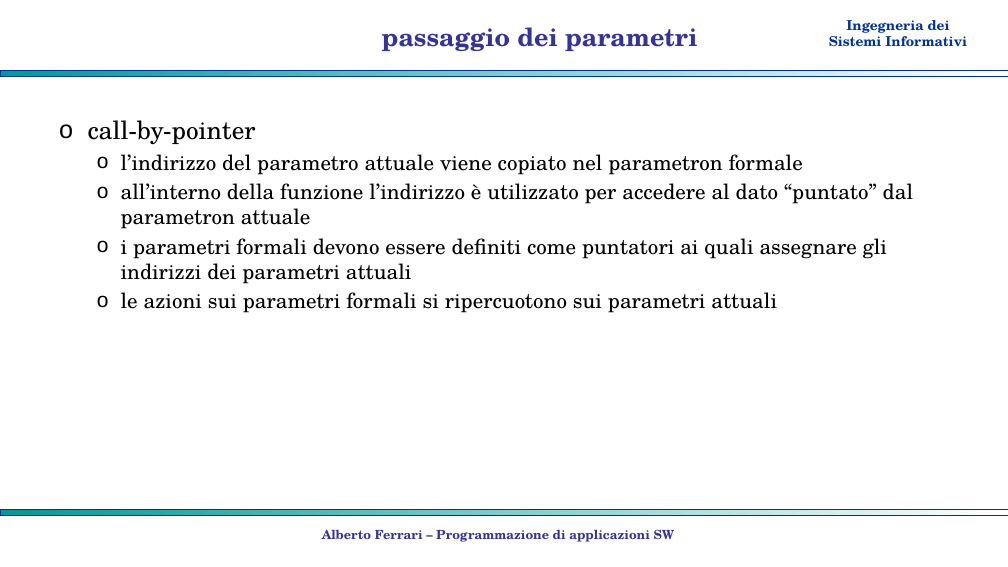
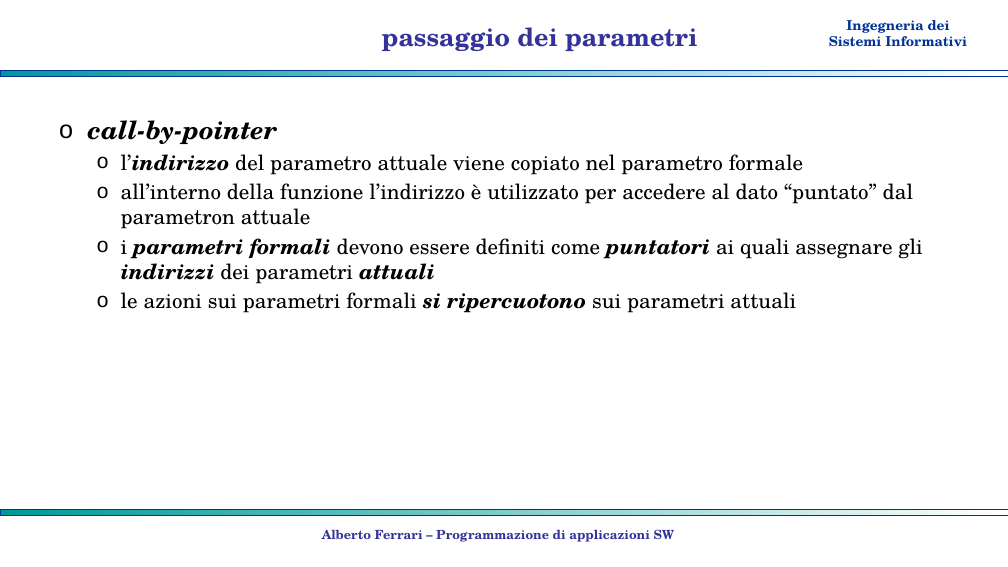
Before and after one commit to albertoferrari/pasw, a slide deck: slide 10 of lezioni/PASW03d - C++ funzioni.pptx (slide 8 before the commit). Drawn at 1008x567 pixels with LibreOffice and Linux fonts; fonts in the diff are those of the drawing; background and template pictures are left out. Boxes give left, top, right and bottom in pixels: in the first picture for what was removed or moved away, otherwise in the second. Text is boxed around its words. In the diff, an @@ line names an element or a change of style, - is before the commit and + after.

```diff
--- a/lezioni/PASW03d - C++ funzioni.pptx
+++ b/lezioni/PASW03d - C++ funzioni.pptx
@@ text at <box>88,120,922,313</box>: bold on, italic on in "call-by-pointer", "parametri formali puntatori indirizzi attuali", "si ripercuotono" @@
@@ text at <box>121,154,803,175</box>: text changed @@
-  o l’indirizzo del parametro attuale viene copiato nel parametron formale
+  o l’indirizzo del parametro attuale viene copiato nel parametro formale
```
Also in this commit, not shown: 1 other slide changed, 3 slides added, 1 other file.
